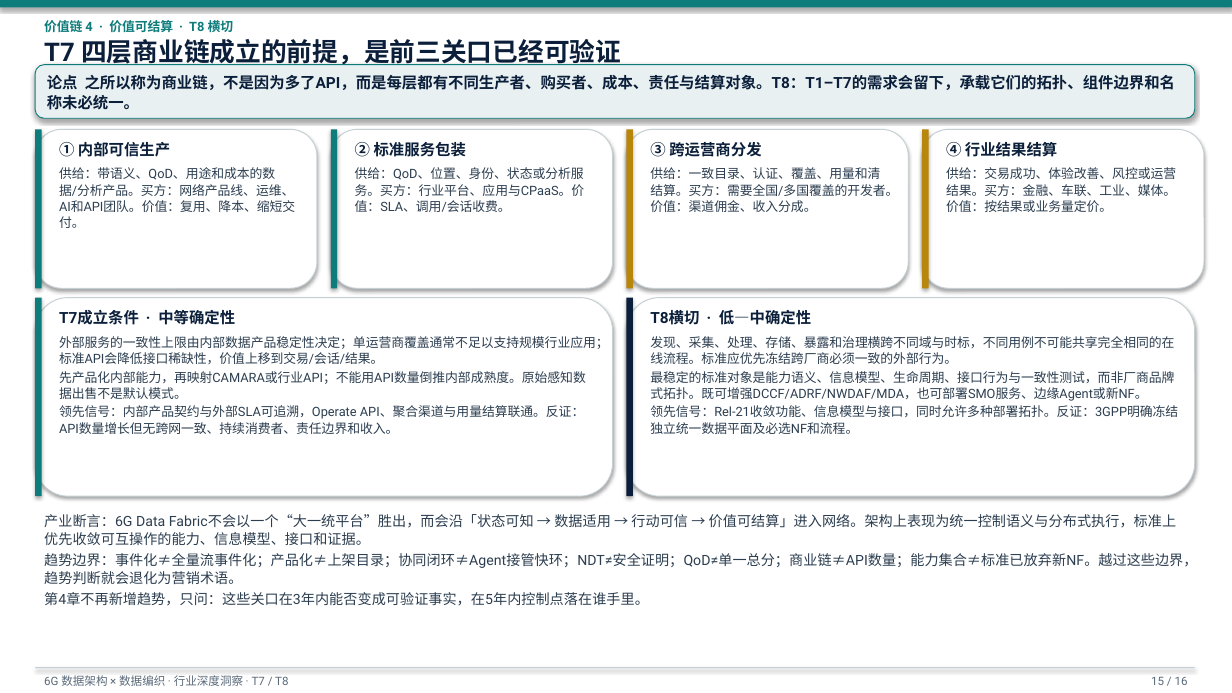
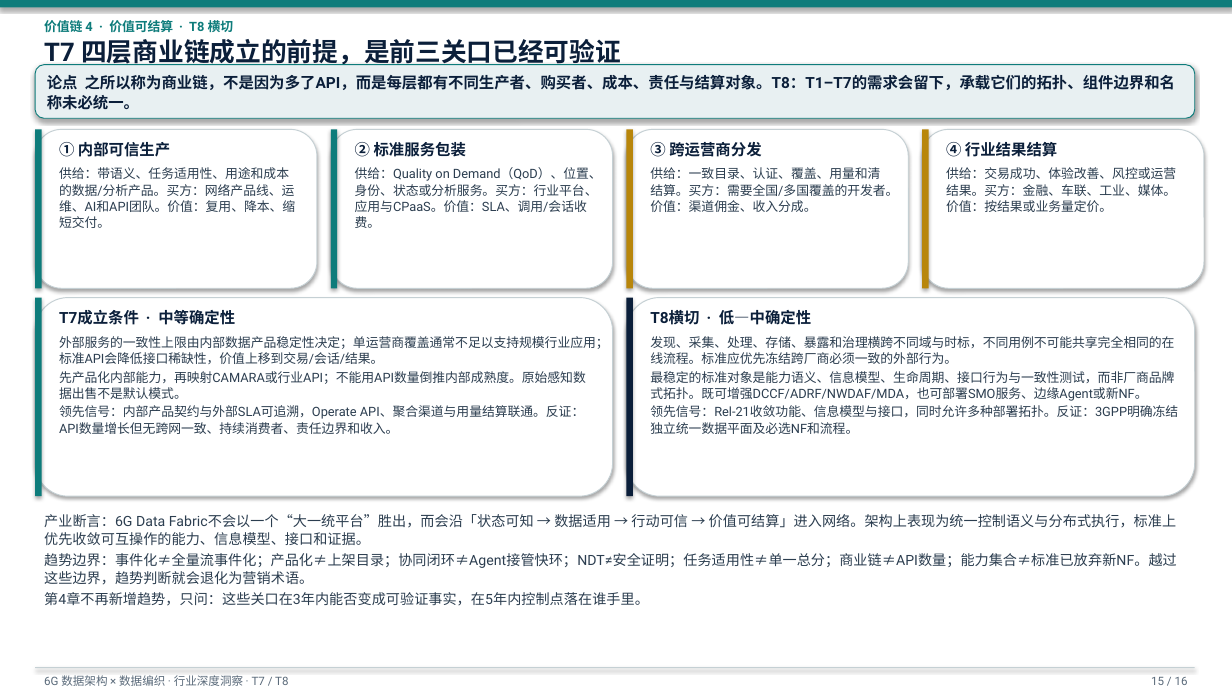
Before and after one commit to newmanxiang/6GDataPlane, a slide deck: slide 15 of reports/6g-data-fabric-sections-234-deck.pptx. Drawn at 1232x693 pixels with LibreOffice and Linux fonts; fonts in the diff are those of the drawing. Boxes give left, top, right and bottom in pixels: in the first picture for what was removed or moved away, otherwise in the second. Text is boxed around its words. In the diff, an @@ line names an element or a change of style, - is before the commit and + after.

```diff
--- a/reports/6g-data-fabric-sections-234-deck.pptx
+++ b/reports/6g-data-fabric-sections-234-deck.pptx
@@ text at bbox=[59, 167, 295, 228]: text changed @@
-供给：带语义、QoD、用途和成本的数据/分析产品。买方：网络产品线、运维、AI和API团队。价值：复用、降本、缩短交付。
+供给：带语义、任务适用性、用途和成本的数据/分析产品。买方：网络产品线、运维、AI和API团队。价值：复用、降本、缩短交付。
@@ text at bbox=[355, 167, 602, 228]: text changed @@
-供给：QoD、位置、身份、状态或分析服务。买方：行业平台、应用与CPaaS。价值：SLA、调用/会话收费。
+供给：Quality on Demand（QoD）、位置、身份、状态或分析服务。买方：行业平台、应用与CPaaS。价值：SLA、调用/会话收费。
@@ text at bbox=[44, 553, 1177, 585]: text changed @@
-趋势边界：事件化≠全量流事件化；产品化≠上架目录；协同闭环≠Agent接管快环；NDT≠安全证明；QoD≠单一总分；商业链≠API数量；能力集合≠标准已放弃新NF。越过这些边界，趋势判断就会退化为营销术语。
+趋势边界：事件化≠全量流事件化；产品化≠上架目录；协同闭环≠Agent接管快环；NDT≠安全证明；任务适用性≠单一总分；商业链≠API数量；能力集合≠标准已放弃新NF。越过这些边界，趋势判断就会退化为营销术语。
```
Also in this commit, not shown: 11 other slides changed, 3 other files.
